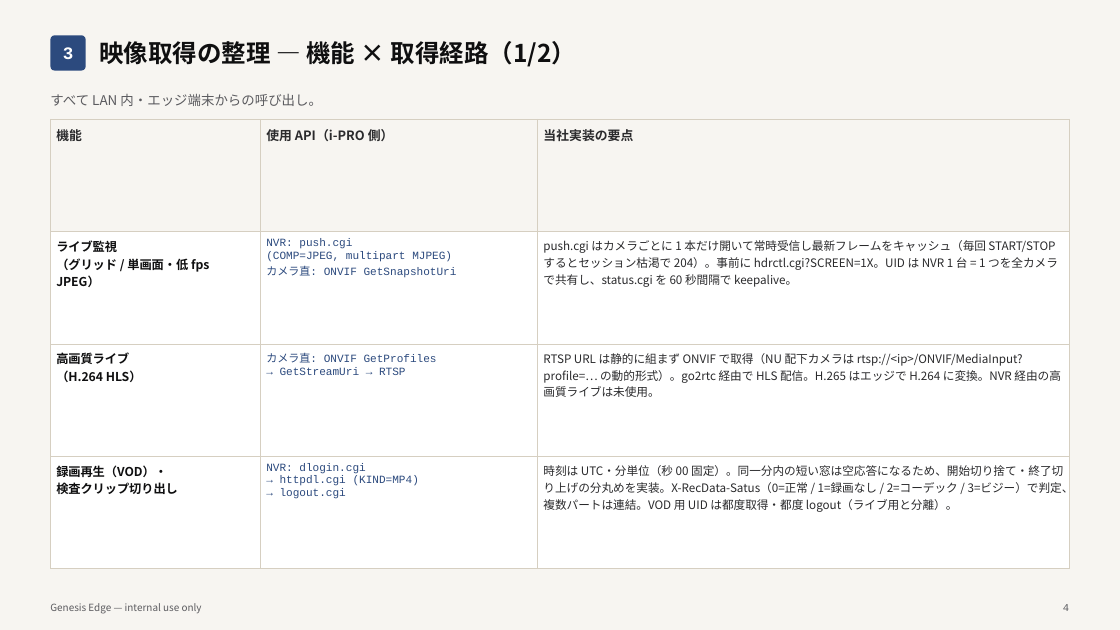
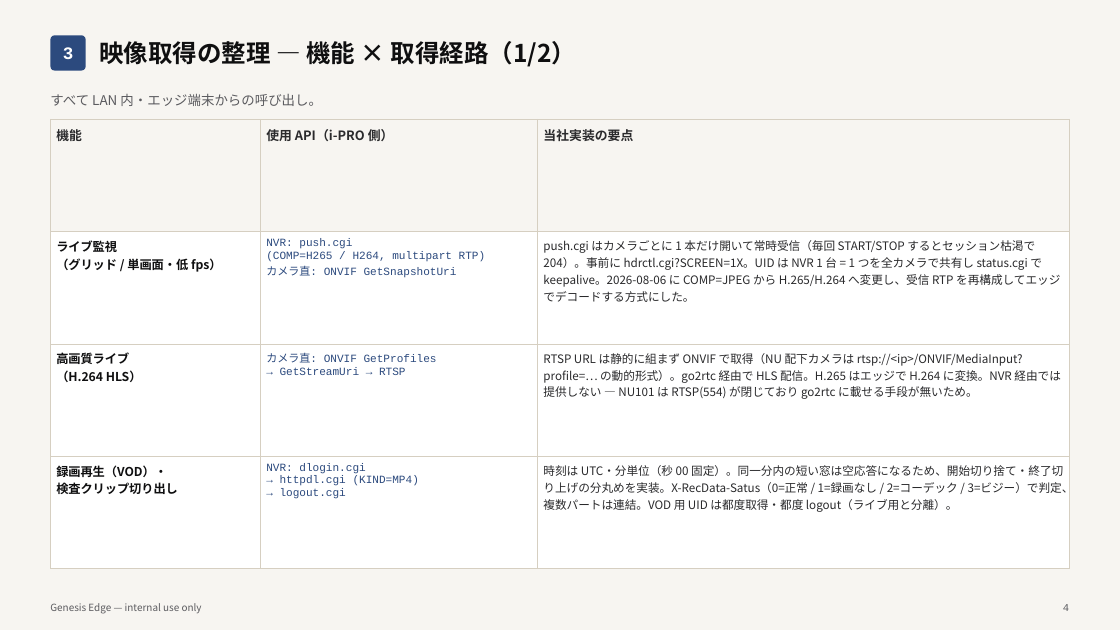
Before and after one commit to yoshihara6233/reception, a slide deck: slide 4 of docs/ipro-meeting-prep.pptx. Drawn at 1120x630 pixels with LibreOffice and Linux fonts; fonts in the diff are those of the drawing. Boxes give left, top, right and bottom in pixels: in the first picture for what was removed or moved away, otherwise in the second. Text is boxed around its words. In the diff, an @@ line names an element or a change of style, - is before the commit and + after.

```diff
--- a/docs/ipro-meeting-prep.pptx
+++ b/docs/ipro-meeting-prep.pptx
@@ table at box(50, 119, 1070, 569) @@
-row 2: ライブ監視 / （グリッド / 単画面・低 fps JPEG） | NVR: push.cgi / (COMP=JPEG, multipart MJPEG) / カメラ直: ONVIF GetSnapshotUri | push.cgi はカメラごとに 1 本だけ開いて常時受信し最新フレームをキャッシュ（毎回 START/STOP するとセッション枯渇で 204）。事前に hdrctl.cgi?SCREEN=1X。UID は NVR 1 台 = 1 つを全カメラで共有し、status.cgi を 60 秒間隔で keepalive。
+row 2: ライブ監視 / （グリッド / 単画面・低 fps） | NVR: push.cgi / (COMP=H265 / H264, multipart RTP) / カメラ直: ONVIF GetSnapshotUri | push.cgi はカメラごとに 1 本だけ開いて常時受信（毎回 START/STOP するとセッション枯渇で 204）。事前に hdrctl.cgi?SCREEN=1X。UID は NVR 1 台 = 1 つを全カメラで共有し status.cgi で keepalive。2026-08-06 に COMP=JPEG から H.265/H.264 へ変更し、受信 RTP を再構成してエッジでデコードする方式にした。
-row 3, column 3: RTSP URL は静的に組まず ONVIF で取得（NU 配下カメラは rtsp://<ip>/ONVIF/MediaInput?profile=… の動的形式）。go2rtc 経由で HLS 配信。H.265 はエッジで H.264 に変換。NVR 経由の高画質ライブは未使用。
+row 3, column 3: RTSP URL は静的に組まず ONVIF で取得（NU 配下カメラは rtsp://<ip>/ONVIF/MediaInput?profile=… の動的形式）。go2rtc 経由で HLS 配信。H.265 はエッジで H.264 に変換。NVR 経由では提供しない — NU101 は RTSP(554) が閉じており go2rtc に載せる手段が無いため。
```
Also in this commit, not shown: 4 other slides changed, 1 other file.
